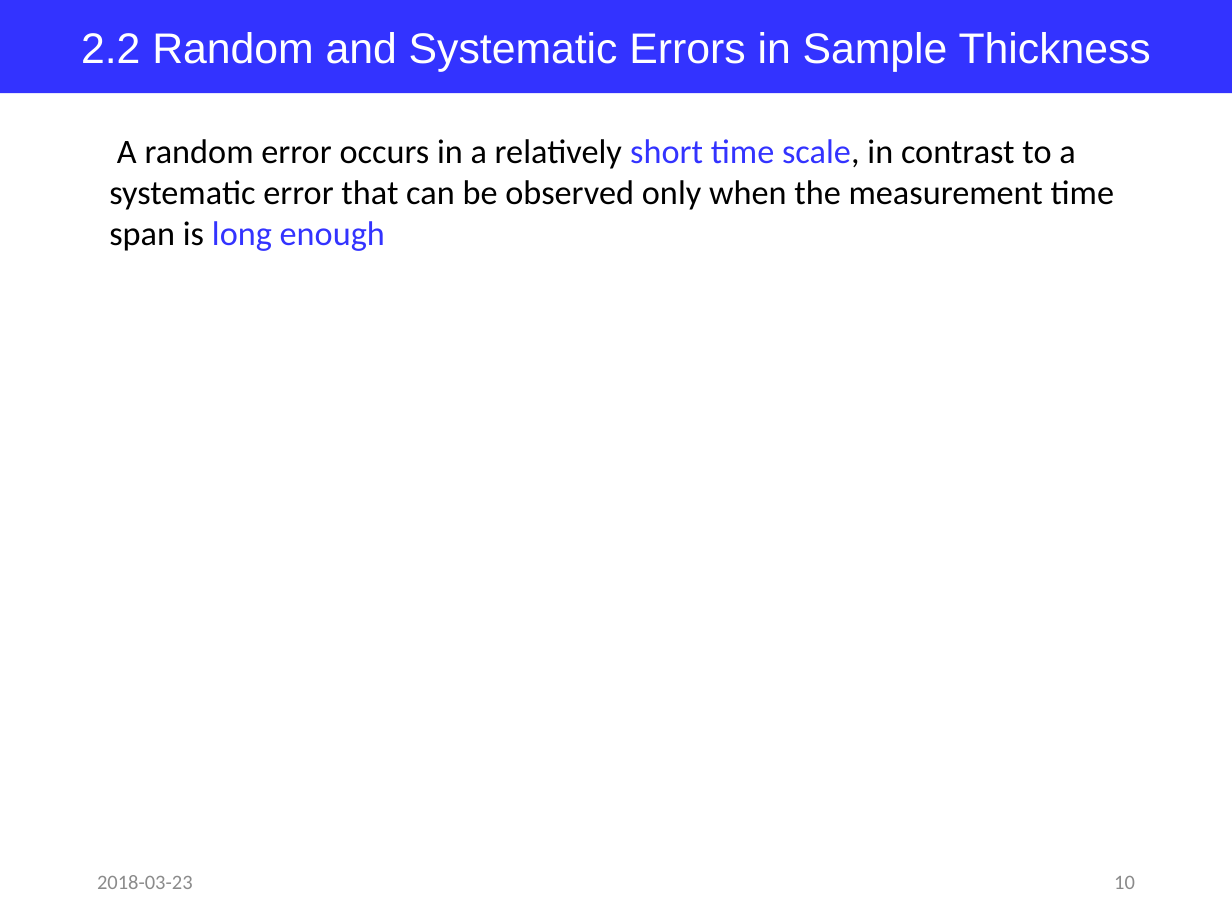
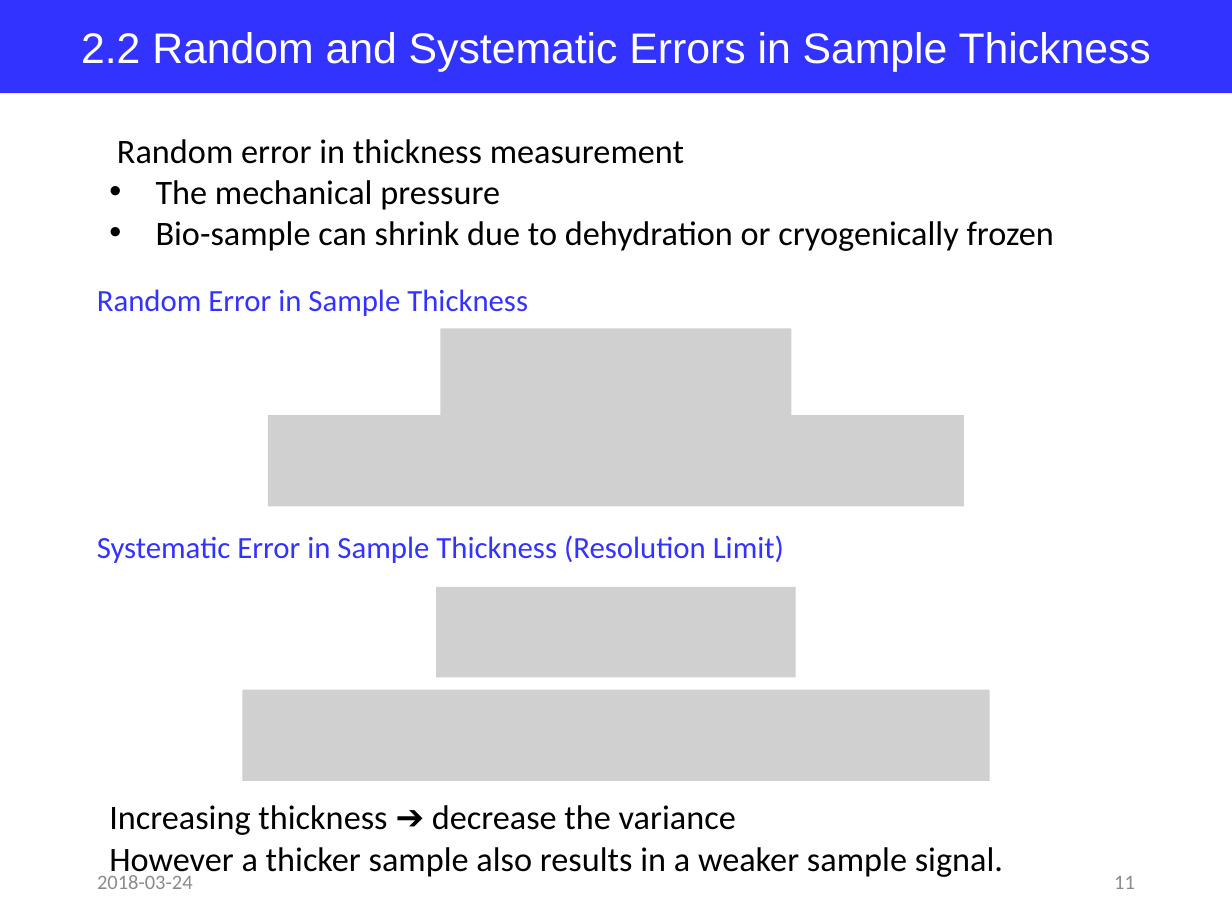
Before and after one commit to jglee96/NBTP_Lab, a slide deck: slide 11 of Terahertz Metrology/Ch4/Terahertz Metrology_Ch4.pptx (slide 10 before the commit). Drawn at 1232x924 pixels with LibreOffice and Linux fonts; fonts in the diff are those of the drawing; grey boxes stand for pictures. Boxes give left, top, right and bottom in pixels: in the first picture for what was removed or moved away, otherwise in the second. Text is boxed around its words. In the diff, an @@ line names an element or a change of style, - is before the commit and + after.

```diff
--- a/Terahertz Metrology/Ch4/Terahertz Metrology_Ch4.pptx
+++ b/Terahertz Metrology/Ch4/Terahertz Metrology_Ch4.pptx
@@ text at bbox=[117, 139, 1054, 251]: text changed @@
-A random error occurs in a relatively short time scale, in contrast to a systematic error that can be observed only when the measurement time span is long enough
+Random error in thickness measurement
+• The mechanical pressure
+• Bio-sample can shrink due to dehydration or cryogenically frozen
@@ text added at bbox=[97, 289, 528, 316], 18 pt, text #3333FF @@
+Random Error in Sample Thickness
@@ picture added at bbox=[440, 329, 791, 419] @@
@@ picture added at bbox=[267, 415, 963, 506] @@
@@ text added at bbox=[97, 535, 784, 563], 18 pt, text #3333FF @@
+Systematic Error in Sample Thickness (Resolution Limit)
@@ picture added at bbox=[436, 586, 796, 676] @@
@@ picture added at bbox=[243, 690, 991, 781] @@
@@ text added at bbox=[109, 805, 1003, 879], 20 pt, text #000000 @@
+Increasing thickness ➔ decrease the variance
+However a thicker sample also results in a weaker sample signal.
@@ text at bbox=[97, 875, 193, 889]: text changed @@
-2018-03-23
+2018-03-24
@@ page number at bbox=[1114, 876, 1135, 889]: text changed @@
-10
+11
```
Also in this commit, not shown: 10 other slides changed, 8 slides added, 1 other file.
